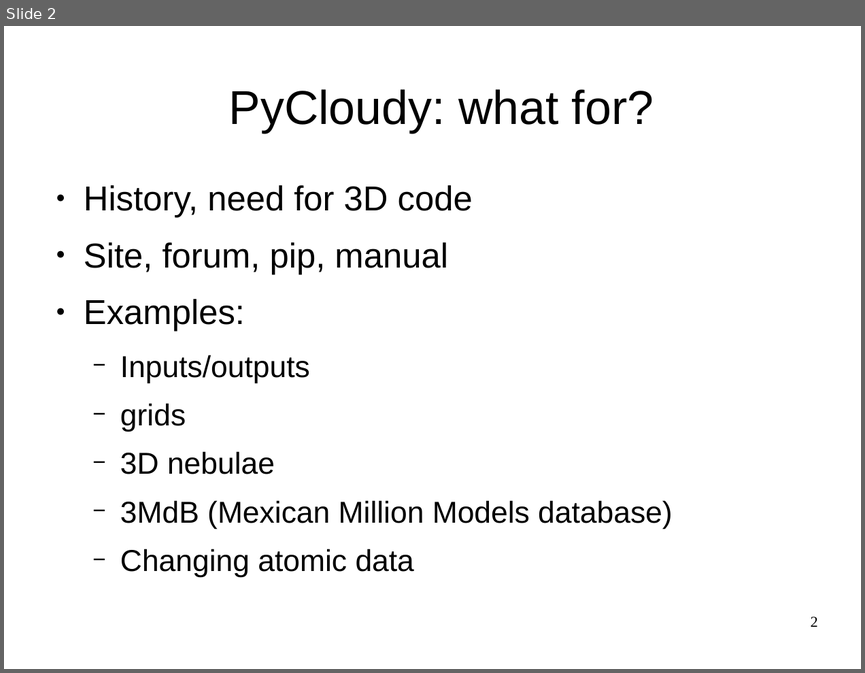
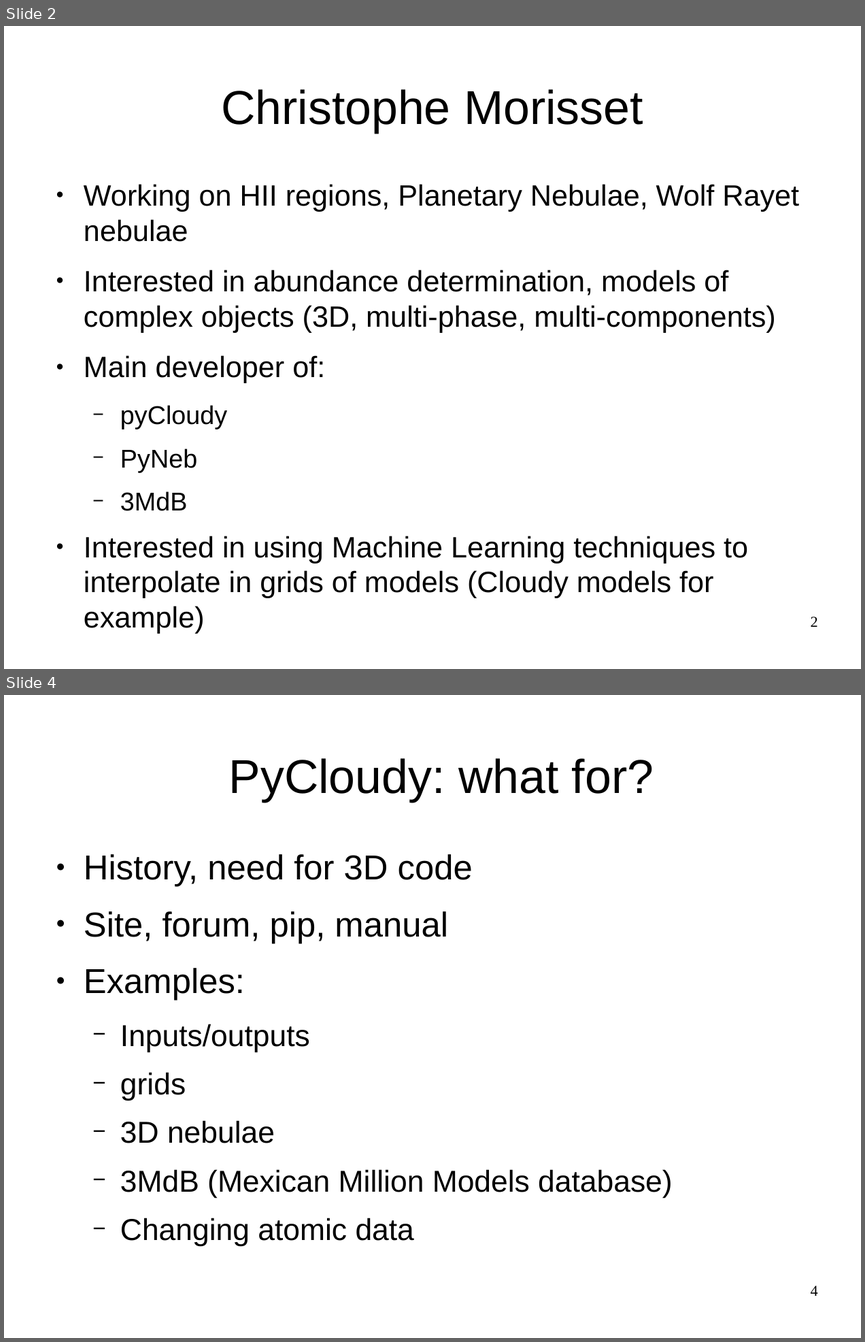
Before and after one commit to Morisset/Cloudy_Summer_School, a slide deck: pyCloudy.odp. Shown one above the other, each under a label of ours: slide 2 before the commit, slides 2 and 4 after it; the slides between them are not shown. The pictures are 865x673 and 865x1342 pixels, drawn with LibreOffice and Linux fonts; fonts in the diff are those of the drawing. Boxes give left, top, right and bottom in pixels: in the first picture for what was removed or moved away, otherwise in the second. Text is boxed around its words. In the diff, an @@ line names an element or a change of style, - is before the commit and + after.

```diff
--- a/pyCloudy.odp
+++ b/pyCloudy.odp
@@ slide 2 added at (4,26,861,669), background #FFFFFF @@
@@ title added at (221,89,643,133), 44 pt, text #000000 @@
+Christophe Morisset
@@ text added at (84,184,799,633), 27.2 pt, text #000000 @@
+● Working on HII regions, Planetary Nebulae, Wolf Rayet nebulae
+● Interested in abundance determination, models of complex objects (3D, multi-phase, multi-components)
+● Main developer of:
+  − pyCloudy
+  − PyNeb
+  − 3MdB
+● Interested in using Machine Learning techniques to interpolate in grids of models (Cloudy models for example)
@@ page number added at (810,616,818,626), 14 pt, text #000000 @@
+2
@@ what was slide 2 is now slide 4 @@
@@ page number at (810,1285,818,1295): text changed @@
-2
+4
```
Also in this commit, not shown: 3 slides changed, 7 slides removed, 2 other files.
